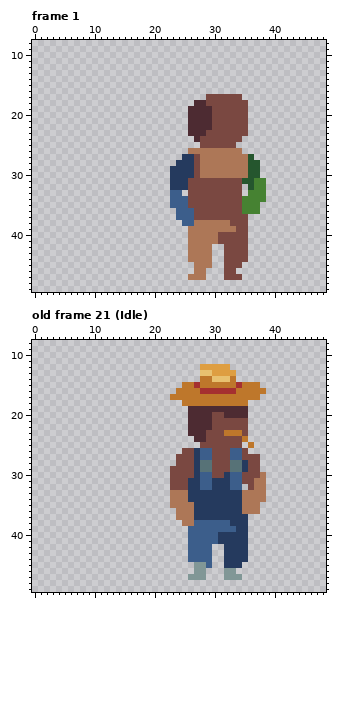
Pixel-art file: MagaraJam5/Assets/Sprites/Npc/Farmer/N/NFarmer.aseprite. The picture above was drawn from the file before the commit.
64x64 pixels, 34 frames. Shown: frame 1: x 0..48, y 8..49; old frame 21 (Idle): x 0..48, y 8..49. The commit also changed other frames, which this record leaves out.
The same view after the edit:
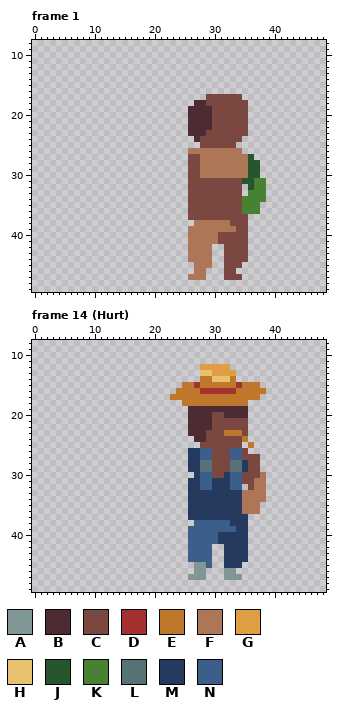
Palette (. is transparent): A #819796  B #4d2b32  C #7a4841  D #a53030  E #be772b  F #ad7757  G #de9e41  H #e8c170  J #25562e  K #468232  L #577277  M #253a5e  N #3c5e8b
A new or re-ordered frame is compared with the old frame closest to it.
Change:
layer "Layer 6" now hidden
frames re-ordered
--- frame 1
@@ x 21..28 @@
 26 .....FFF
-27 ....MMCF
-28 ...MMMCF
-29 ..MMMMCF
-30 ..MMMMCF
-31 ..MMMCCC
-32 ..MMMCCC
-33 ..NN.CCC
-34 ..NNNCCC
-35 ..NNNCCC
-36 ...NNNCC
-37 ...NNNCC
-38 ....NNFF
+27 .....CCF
+28 .....CCF
+29 .....CCF
+30 .....CCF
+31 .....CCC
+32 .....CCC
+33 .....CCC
+34 .....CCC
+35 .....CCC
+36 .....CCC
+37 .....CCC
+38 ......FF
 39 .....FFF
--- frame 14 (Hurt) against old frame 21 (Idle)
@@ x 21..28 @@
 25 .......C
-26 ....CCMN
-27 ...CCCMN
-28 ...CCCML
-29 ..CCCCML
-30 ..CCCCMN
-31 ..CCCMMN
-32 ..CCCMMN
-33 ..FFFMMM
-34 ..FFFMMM
-35 ..FFFFMM
-36 ...FFFMM
-37 ...FFFMM
-38 ....FFNN
+26 .....MMN
+27 .....MMN
+28 .....MML
+29 .....MML
+30 ......MN
+31 .....MMN
+32 .....MMN
+33 .....MMM
+34 .....MMM
+35 .....MMM
+36 .....MMM
+37 .....MMM
+38 ......NN
 39 .....NNN
